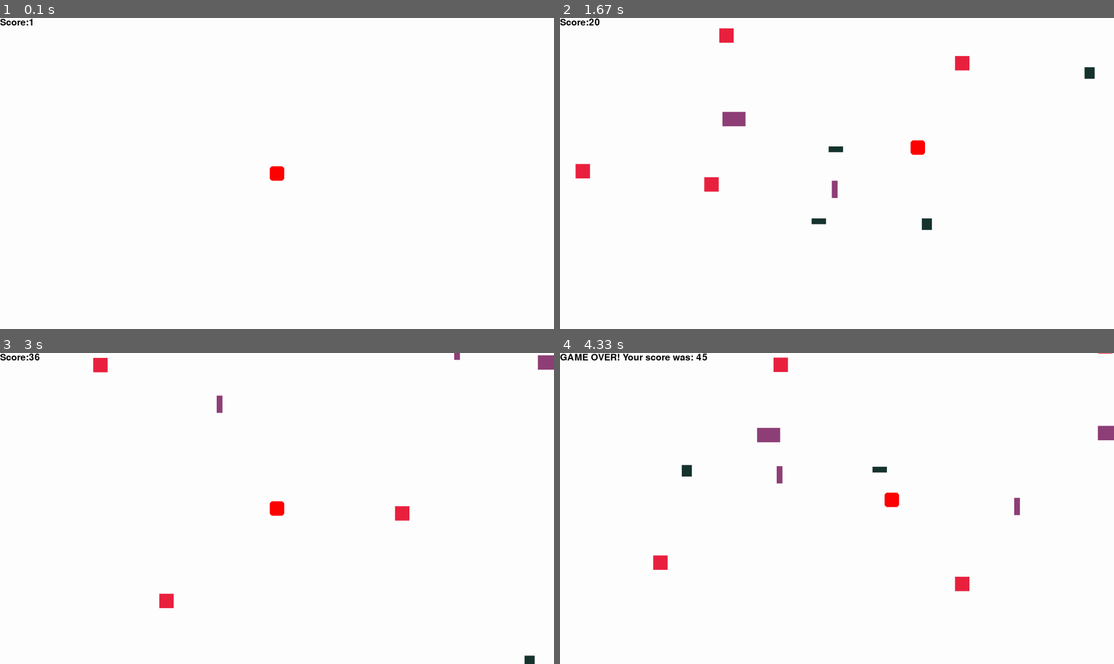
Above: before the commit, frames 1-4 (two rows, left to right).
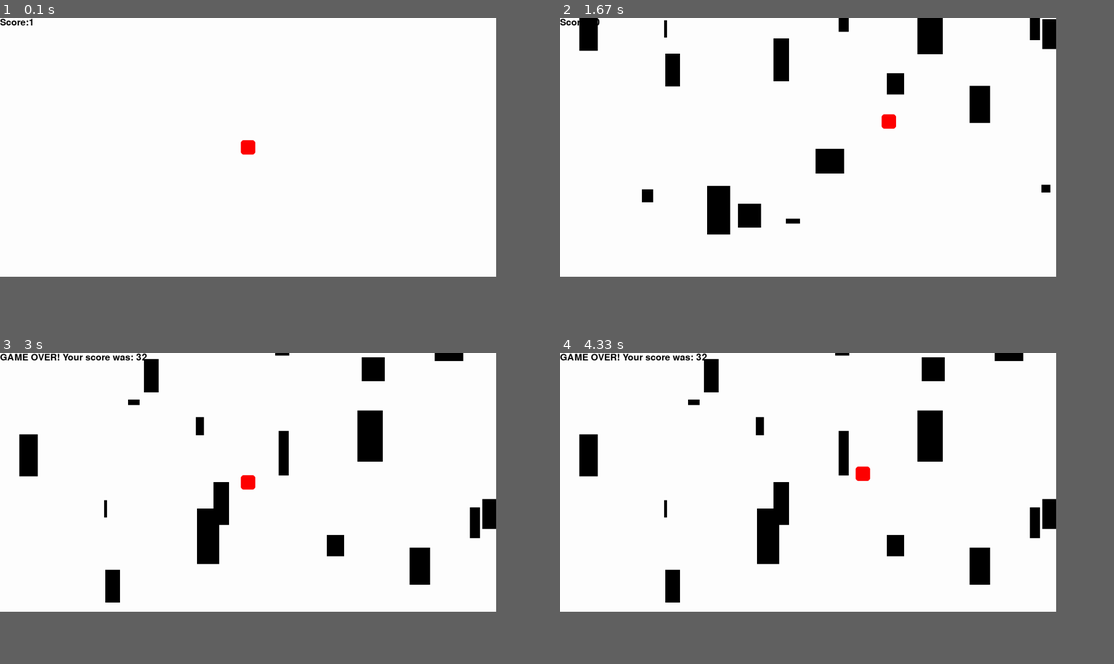
Above: after the commit, the same moments.

Repository: luketheduke112/Pygame-Horizontal-Scroller
Game: pygame game, started from horizontal-scroller-proto.py
Same seed, same stepped clock (60 frames per second), same inputs: the game is played once before the commit and once after it.
Inputs:
- Up to frame 1 (0.1 s): no input
- Up to frame 2 (1.67 s): hold D 0.33-0.8 s; hold W 0.83-1.13 s; hold D 1.17-1.63 s
- Up to frame 3 (3 s): hold A 1.67-2.2 s; hold S 2.23-2.53 s; hold A 2.57-2.97 s
- Up to frame 4 (4.33 s): hold W 3-3.37 s; hold D 3.4-4.03 s; hold S from 4.07 s (still down)
In our replay, the window is 900x506 before the commit and 806x421 after it. These sizes can differ from the game's own. Grey fills any space a smaller window leaves; there, only what the larger window draws over its background counts as a difference.

The runs differ from the first frame. In frame 1, 0.2% of the frame differs, in the area x 43-52%, y 39-53%; in frame 2, 5.6%; in frame 3, 6.2%, in the area x 0-100%, y 0-100%; in frame 4, 6.2%.

Commit message:
added difficulty setting

Diff:
--- a/horizontal-scroller-proto.py
+++ b/horizontal-scroller-proto.py
@@ -12,10 +12,11 @@
 pygame.init()
 running = True
 clock = pygame.time.Clock()
-screenWidth = 1920
-screenHeight = 1080
+screenWidth = 1720
+screenHeight = 900
 screen = pygame.display.set_mode([screenWidth,screenHeight])
 obstaclesAreFalling = True
+difficultySetting = 2 # 0 = Easy |1 = Normal |2 = Hard
 
 class Player:
 	"""docstring for Player"""
@@ -57,20 +58,19 @@
 		pygame.draw.rect(screen,self.color,self.rect)
 
 #repetitive as hek. Need to just make this a loop. Was testing so just kinda got carried away with ctrl + c and ctrl + v
-obstaclesArray = [
-	Obstacle(pygame.Rect(230,screenHeight,50,50), pygame.Color(234,34,64), random.randint(4,15)),
-	Obstacle(pygame.Rect(430,screenHeight,50,20), pygame.Color(23,52,47), random.randint(4,15)),
-	Obstacle(pygame.Rect(20,screenHeight,80,50), pygame.Color(143,64,120), random.randint(4,15)),
-	Obstacle(pygame.Rect(130,screenHeight,50,50), pygame.Color(234,34,64), random.randint(4,15)),
-	Obstacle(pygame.Rect(630,screenHeight,35,40), pygame.Color(23,52,47), random.randint(4,15)),
-	Obstacle(pygame.Rect(500,screenHeight,20,60), pygame.Color(143,64,120), random.randint(4,15)),
-	Obstacle(pygame.Rect(230,screenHeight,50,50), pygame.Color(234,34,64), random.randint(4,15)),
-	Obstacle(pygame.Rect(430,screenHeight,50,20), pygame.Color(23,52,47), random.randint(4,15)),
-	Obstacle(pygame.Rect(20,screenHeight,80,50), pygame.Color(143,64,120), random.randint(4,15)),
-	Obstacle(pygame.Rect(130,screenHeight,50,50), pygame.Color(234,34,64), random.randint(4,15)),
-	Obstacle(pygame.Rect(630,screenHeight,35,40), pygame.Color(23,52,47), random.randint(4,15)),
-	Obstacle(pygame.Rect(500,screenHeight,20,60), pygame.Color(143,64,120), random.randint(4,15)),
-]
+obstaclesArray = []
+
+#handle difficulty
+difficultyValue = 0
+if difficultySetting == 0:
+	difficultyValue = 11
+elif difficultySetting == 1:
+	difficultyValue = 15
+elif difficultySetting == 2:
+	difficultyValue = 20
+
+for obstacle in range(0,difficultyValue):
+	obstaclesArray.append(Obstacle(pygame.Rect(random.randint(0,screenWidth),screenHeight,random.randint(10,100),random.randint(10,200)), pygame.Color(0,0,0), random.randint(4,15)))
 def controlObstacles(isFalling = True):
 	for obstacle in obstaclesArray:
 		obstacle.draw()
